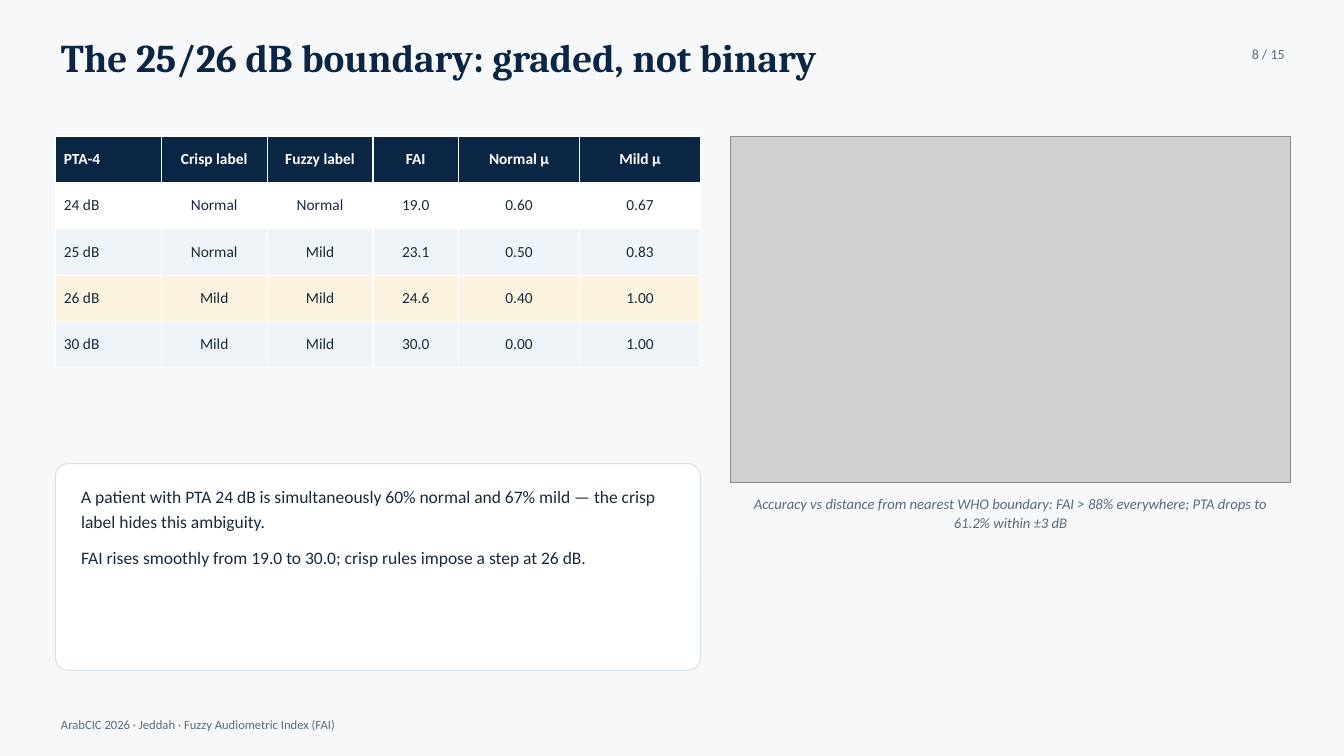
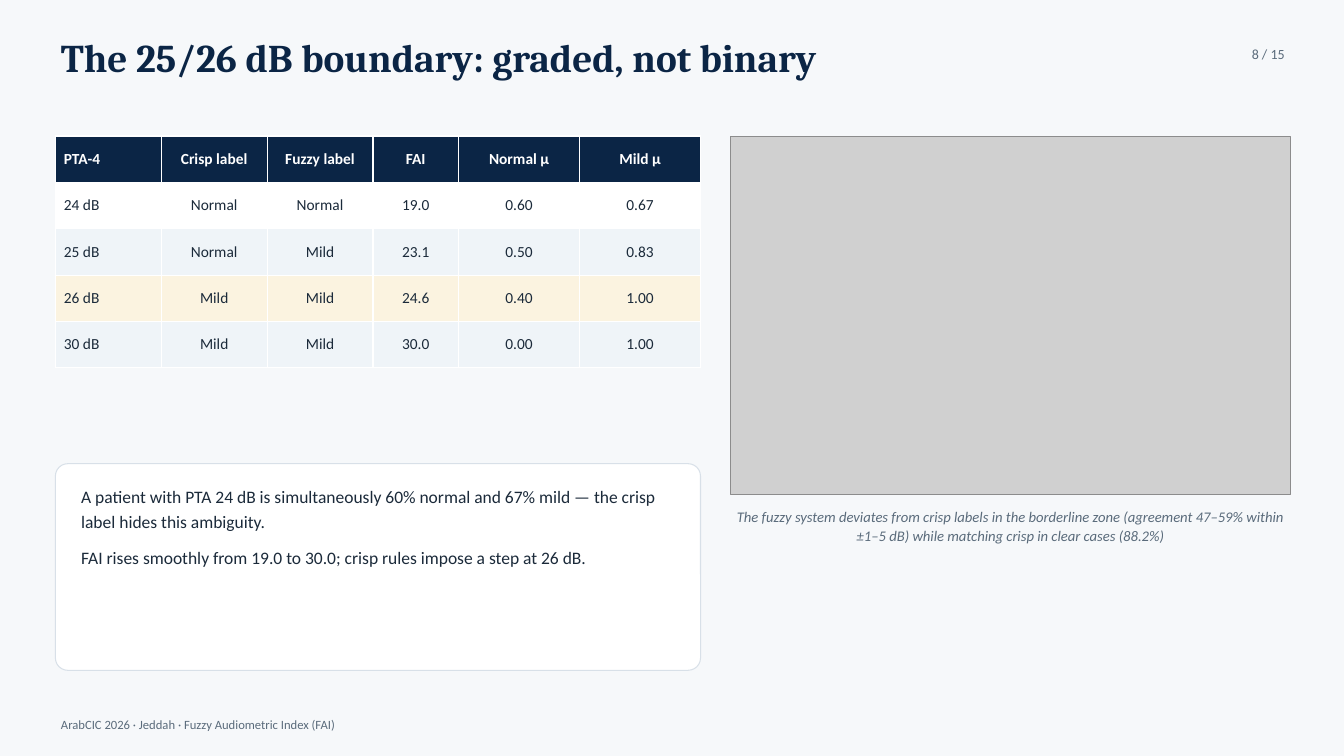
Before and after one commit to ameye/fuzzy-audiogram, a slide deck: slide 8 of arabcic2026/arabcic2026_fuzzy_audiogram.pptx. Drawn at 1344x756 pixels with LibreOffice and Linux fonts; fonts in the diff are those of the drawing; grey boxes stand for pictures. Boxes give left, top, right and bottom in pixels: in the first picture for what was removed or moved away, otherwise in the second. Text is boxed around its words. In the diff, an @@ line names an element or a change of style, - is before the commit and + after.

```diff
--- a/arabcic2026/arabcic2026_fuzzy_audiogram.pptx
+++ b/arabcic2026/arabcic2026_fuzzy_audiogram.pptx
@@ picture: place and size @@
-picture at (731, 136, 1291, 482)
+picture at (731, 136, 1291, 495)
@@ text at (737, 511, 1283, 544): text changed @@
-Accuracy vs distance from nearest WHO boundary: FAI > 88% everywhere; PTA drops to 61.2% within ±3 dB
+The fuzzy system deviates from crisp labels in the borderline zone (agreement 47–59% within ±1–5 dB) while matching crisp in clear cases (88.2%)
```
Also in this commit, not shown: 6 other slides changed, 58 other files.
